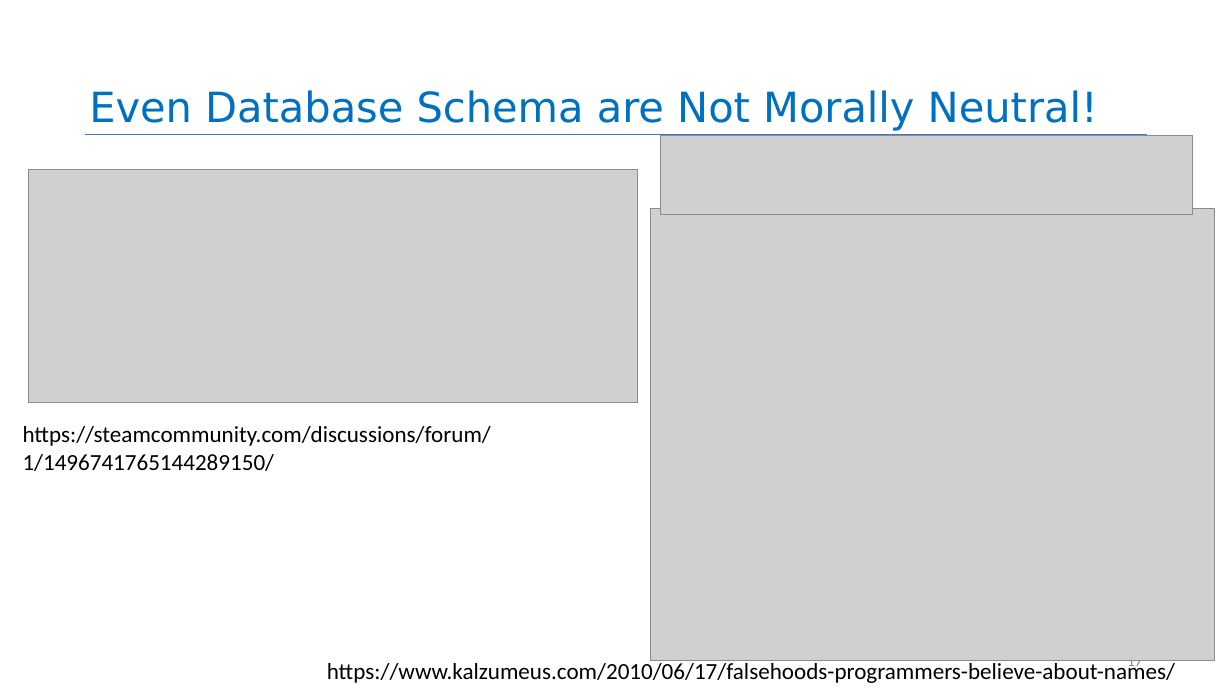
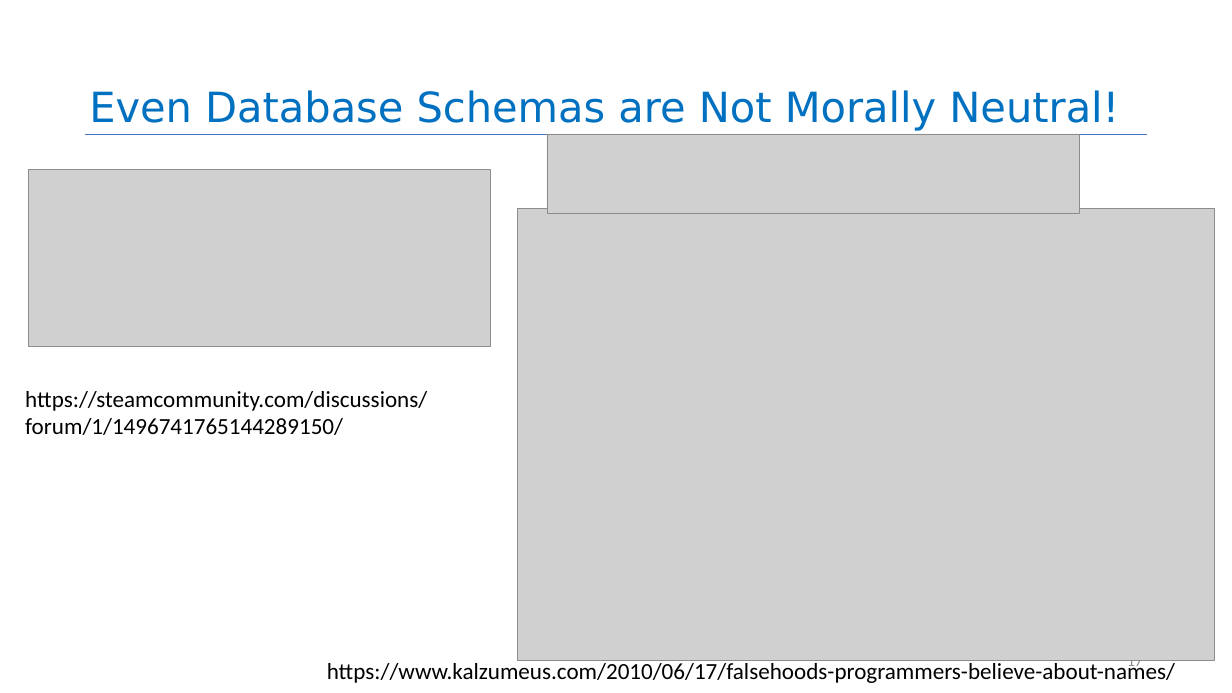
Before and after one commit to neu-se/CS4530-Spring-2026, a slide deck: slide 17 of Slides/Module 15 Engineering Software for Equity.pptx. Drawn at 1232x693 pixels with LibreOffice and Linux fonts; fonts in the diff are those of the drawing; grey boxes stand for pictures. Boxes give left, top, right and bottom in pixels: in the first picture for what was removed or moved away, otherwise in the second. Text is boxed around its words. In the diff, an @@ line names an element or a change of style, - is before the commit and + after.

```diff
--- a/Slides/Module 15 Engineering Software for Equity.pptx
+++ b/Slides/Module 15 Engineering Software for Equity.pptx
@@ title at bbox=[89, 90, 1119, 131]: text changed @@
-Even Database Schema are Not Morally Neutral!
+Even Database Schemas are Not Morally Neutral!
@@ picture: place and size @@
-picture at bbox=[661, 135, 1193, 214]
+picture at bbox=[547, 134, 1079, 213]
@@ picture: place and size @@
-picture at bbox=[28, 169, 637, 402]
+picture at bbox=[28, 169, 491, 346]
@@ picture: place and size @@
-picture at bbox=[650, 208, 1214, 661]
+picture at bbox=[517, 208, 1214, 661]
@@ text "https://steamcommunity.com/discussions/forum/1/1496741765144 ..." rewrapped from bbox=[23, 426, 491, 471] to bbox=[25, 391, 427, 435] @@
```
Also in this commit, not shown: 7 other slides changed, 3 slides added, 1 other file.
